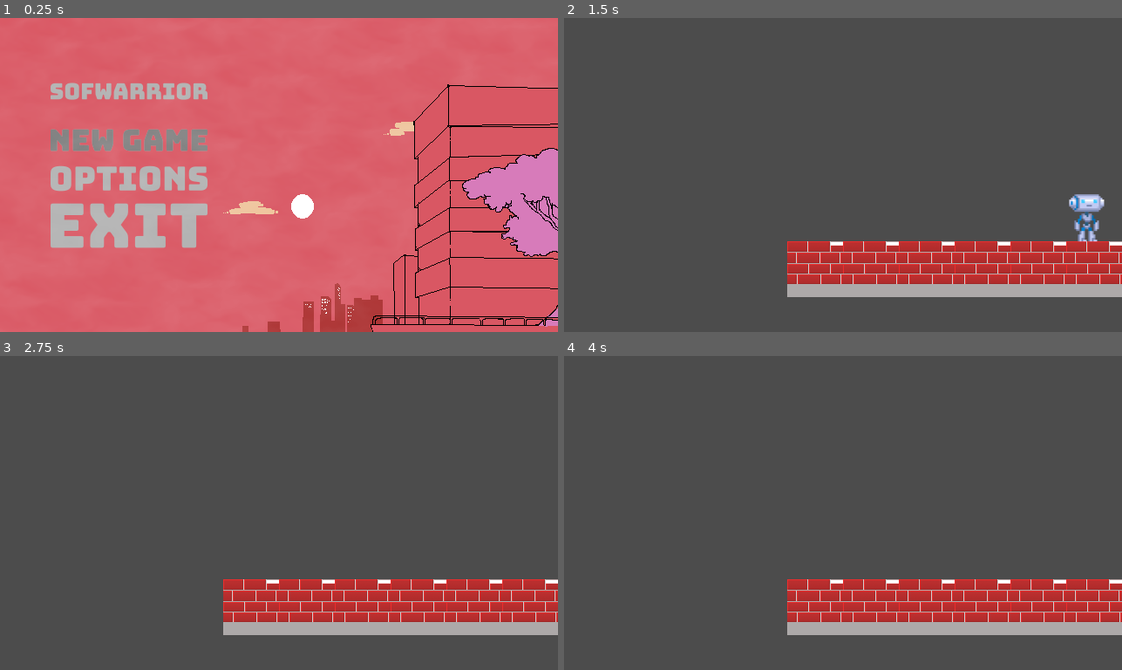
Above: before the commit, frames 1-4 (two rows, left to right).
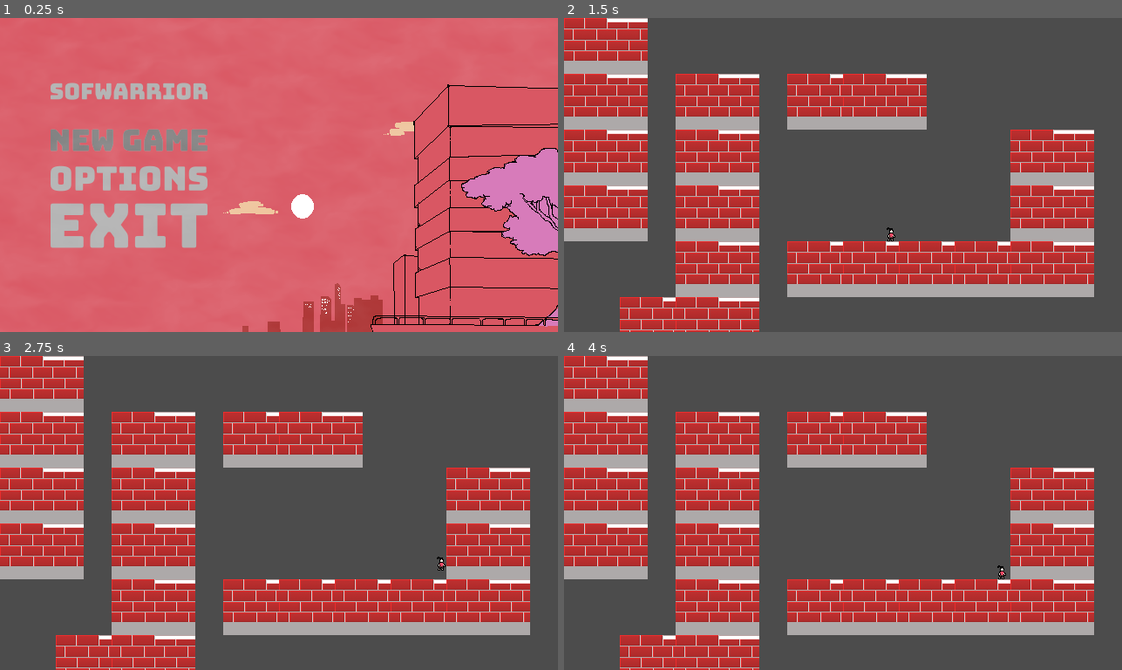
Above: after the commit, the same moments.

Repository: marcelo-lemos/Softwarrior
Game: Godot game, scene res://Nodes/UI/TitleScreen.tscn
The game is run twice, just before and just after one commit, with the same random seed, the same clock (stepped at 60 frames per second) and the same inputs. The engine's default icon, where the game draws it, is replaced by a stand-in: a white triangle on a blue panel in a dark square.
Inputs (mouse positions are in pixels of both pictures, inside the frame that each line leads up to):
- Up to frame 1 (0.25 s): no input
- Up to frame 2 (1.5 s): click (692, 140) at 0.5 s; tap Enter (ui_accept) at 1.25 s; hold Right (ui_right) from 1.28 s (still down); hold C (dash, bound only after the commit) from 1.28 s (still down)
- Up to frame 3 (2.75 s): keep holding Right (ui_right); tap Z (jump, bound only after the commit) at 1.52, 1.55, 1.82, 2.1, 2.27, 2.57 s; release C (dash, bound only after the commit) at 2.03 s; tap C (dash, bound only after the commit) at 2.3 s
- Up to frame 4 (4 s): tap Enter (ui_accept) at 2.75 s; release Right (ui_right) at 2.78 s; hold Left (ui_left) 2.78-3.53 s; hold C (dash, bound only after the commit) 2.78-3.53 s; tap Z (jump, bound only after the commit) at 3.05, 3.77 s; hold Right (ui_right) from 3.53 s (still down); tap C (dash, bound only after the commit) at 3.6 s

The runs differ from the first frame. In frame 1, 0.2% of the frame differs, in the area x 82-100%, y 41-77%; in frame 2, 35%, in the area x 0-100%, y 0-100%; in frame 3, 35%; in frame 4, 35%.

Commit message:
fixing default settings

Diff:
--- a/game/Nodes/Characters/Player/Player.tscn
+++ b/game/Nodes/Characters/Player/Player.tscn
@@ -18,7 +18,6 @@
 script = ExtResource( 1 )
 
 [node name="GenericCharacter" parent="." instance=ExtResource( 2 )]
-position = Vector2( 509.45, 168.75 )
 
 [node name="Sprite" parent="GenericCharacter" index="0"]
 texture = ExtResource( 3 )
--- a/game/Nodes/Stages/TestStage.tscn
+++ b/game/Nodes/Stages/TestStage.tscn
@@ -1,13 +1,14 @@
 [gd_scene load_steps=3 format=2]
 
 [ext_resource path="res://Nodes/Stages/Tileset/tileset.res" type="TileSet" id=1]
-[ext_resource path="res://Nodes/Characters/MainCharacter.tscn" type="PackedScene" id=2]
+[ext_resource path="res://Nodes/Characters/Player/Player.tscn" type="PackedScene" id=2]
 
 [node name="TestScene" type="Node"]
 
 [node name="TileMap" type="TileMap" parent="."]
 tile_set = ExtResource( 1 )
 format = 1
-tile_data = PoolIntArray( 262148, 0, 0, 262149, 0, 0, 262150, 0, 0, 262151, 0, 0, 262152, 0, 0, 262153, 0, 0, 262154, 0, 0, 262155, 0, 0, 262156, 0, 0 )
+tile_data = PoolIntArray( 0, 0, 0, 65536, 0, 0, 65538, 0, 0, 65540, 0, 0, 65541, 0, 0, 131072, 0, 0, 131074, 0, 0, 131080, 0, 0, 196608, 0, 0, 196610, 0, 0, 196616, 0, 0, 262146, 0, 0, 262148, 0, 0, 262149, 0, 0, 262150, 0, 0, 262151, 0, 0, 262152, 0, 0, 327681, 0, 0, 327682, 0, 0 )
 
 [node name="MainCharacter" parent="." instance=ExtResource( 2 )]
+position = Vector2( 275.5, 248.161 )
--- a/game/Nodes/UI/TitleScreen.tscn
+++ b/game/Nodes/UI/TitleScreen.tscn
@@ -40,6 +40,7 @@
 shader_param/OCTAVES = 3
 
 [node name="TitleScreen" type="Node"]
+editor/display_folded = true
 script = ExtResource( 1 )
 
 [node name="Background" type="Sprite" parent="."]
@@ -75,6 +76,7 @@
 [node name="Arvore" type="AnimatedSprite" parent="."]
 z_index = 3
 frames = SubResource( 1 )
+frame = 2
 playing = true
 centered = false
 
--- a/game/project.godot
+++ b/game/project.godot
@@ -66,6 +66,19 @@
 "svg/scale": 1.0
 }
 
+[input]
+
+jump={
+"deadzone": 0.5,
+"events": [ Object(InputEventKey,"resource_local_to_scene":false,"resource_name":"","device":0,"alt":false,"shift":false,"control":false,"meta":false,"command":false,"pressed":false,"scancode":90,"unicode":0,"echo":false,"script":null)
+ ]
+}
+dash={
+"deadzone": 0.5,
+"events": [ Object(InputEventKey,"resource_local_to_scene":false,"resource_name":"","device":0,"alt":false,"shift":false,"control":false,"meta":false,"command":false,"pressed":false,"scancode":67,"unicode":0,"echo":false,"script":null)
+ ]
+}
+
 [rendering]
 
 quality/driver/driver_name="GLES2"
